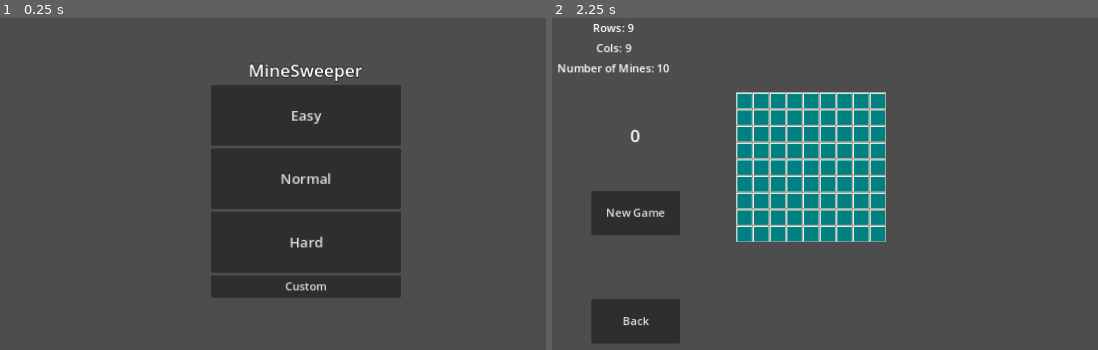
Above: before the commit, frames 1-2 (left to right).
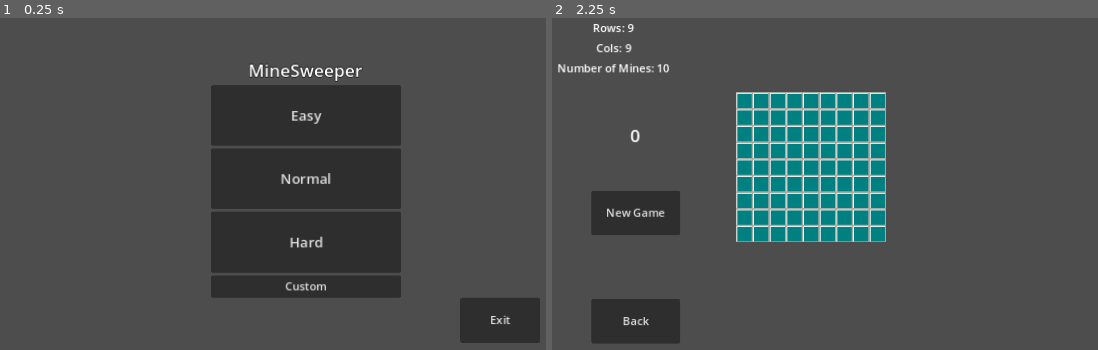
Above: after the commit, the same moments.

Repository: PudWin14/Go_Minas
Game: Godot game, scene res://Scenes/main.tscn
Same seed, same stepped clock (60 frames per second), same inputs: the game is played once before the commit and once after it.
Inputs:
- Up to frame 1 (0.25 s): no input
- Up to frame 2 (2.25 s): click "Easy" at 0.5 s; click "Back" at 1.25 s; click "Easy" at 2 s

The runs differ from the first frame. In frame 1, 2.0% of the frame differs, in the area x 84-99%, y 84-98%; in frame 2, nothing differs.

Commit message:
Added quit button on main menu

Diff:
--- a/Scenes/main.gd
+++ b/Scenes/main.gd
@@ -34,3 +34,7 @@
 	GlobalVariables.new_game()
 	GlobalVariables.custom = true
 	get_tree().change_scene_to_file("res://Scenes/game.tscn")
+
+
+func _on_exit_button_pressed():
+	get_tree().quit()
--- a/Scenes/main.tscn
+++ b/Scenes/main.tscn
@@ -55,7 +55,16 @@
 layout_mode = 2
 text = "Custom"
 
+[node name="ExitButton" type="Button" parent="."]
+layout_mode = 0
+offset_left = 222.0
+offset_top = 446.0
+offset_right = 337.0
+offset_bottom = 511.0
+text = "Exit"
+
 [connection signal="pressed" from="VBoxContainer/EasyButton" to="." method="_on_easy_button_pressed"]
 [connection signal="pressed" from="VBoxContainer/NormalButton" to="." method="_on_normal_button_pressed"]
 [connection signal="pressed" from="VBoxContainer/HardButton" to="." method="_on_hard_button_pressed"]
 [connection signal="pressed" from="VBoxContainer/CustomButton" to="." method="_on_custom_button_pressed"]
+[connection signal="pressed" from="ExitButton" to="." method="_on_exit_button_pressed"]
